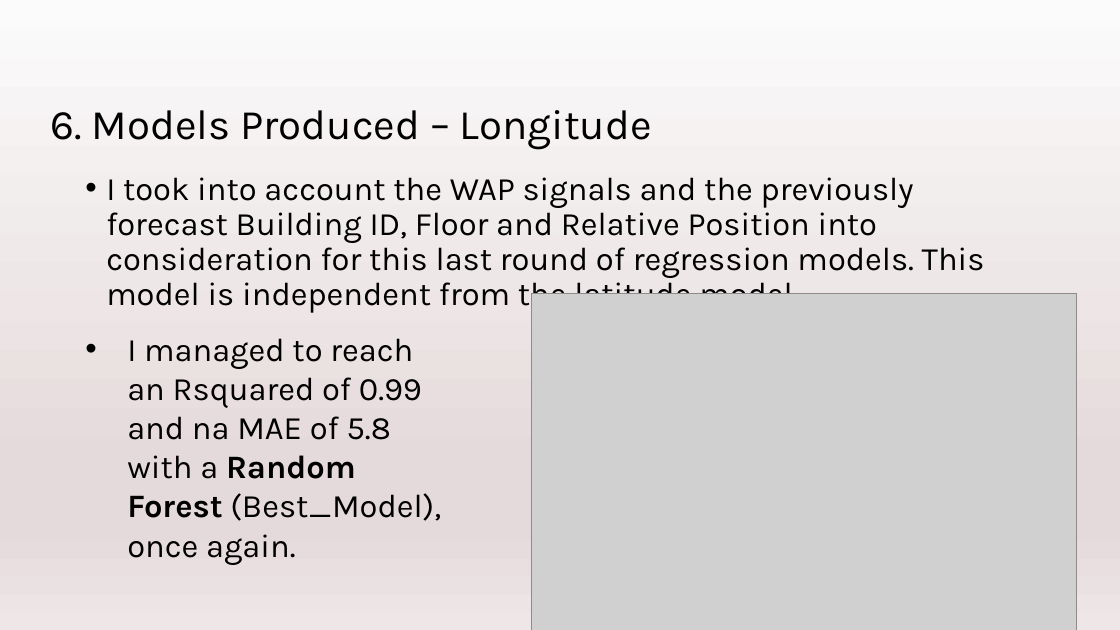
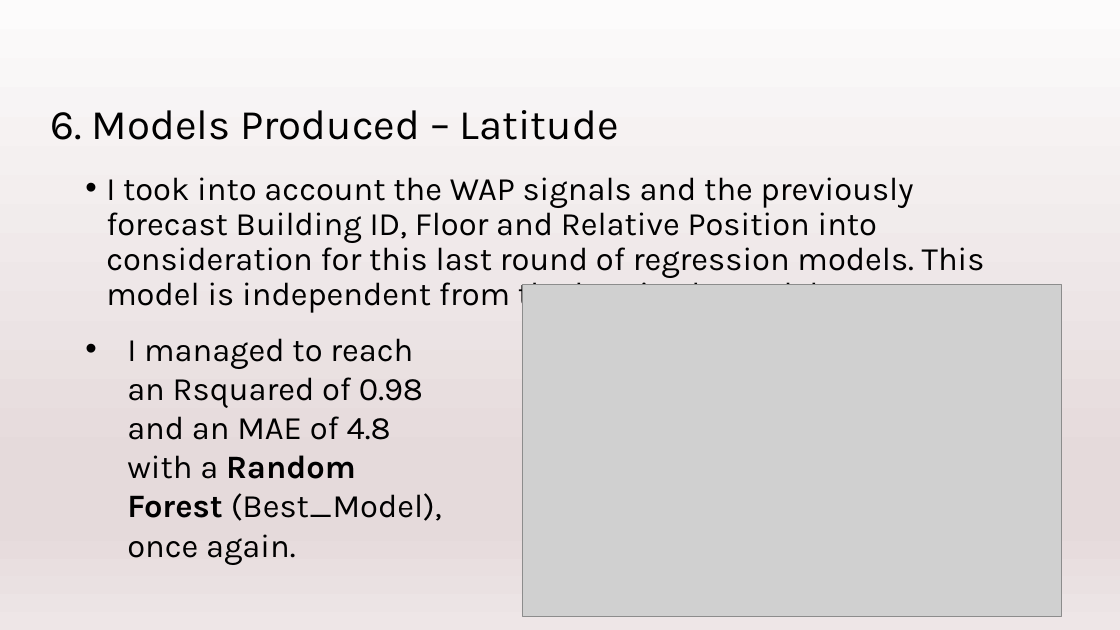
Before and after one commit to TomeBorges/IoT_Deep_Analytics_Visualization, a slide deck: slide 12 of Task3/Task3_ppt.pptx (slide 11 before the commit). Drawn at 1120x630 pixels with LibreOffice and Linux fonts; fonts in the diff are those of the drawing; grey boxes stand for pictures. Boxes give left, top, right and bottom in pixels: in the first picture for what was removed or moved away, otherwise in the second. Text is boxed around its words. In the diff, an @@ line names an element or a change of style, - is before the commit and + after.

```diff
--- a/Task3/Task3_ppt.pptx
+++ b/Task3/Task3_ppt.pptx
@@ title at (x1=50, y1=110, x2=619, y2=140): text changed @@
-6. Models Produced – Longitude
+6. Models Produced – Latitude
@@ text at (x1=106, y1=177, x2=985, y2=314): text changed @@
-• I took into account the WAP signals and the previously forecast Building ID, Floor and Relative Position into consideration for this last round of regression models. This model is independent from the latitude model.
+• I took into account the WAP signals and the previously forecast Building ID, Floor and Relative Position into consideration for this last round of regression models. This model is independent from the longitude model.
@@ picture resized from (x1=531, y1=294, x2=1076, y2=630) to (x1=523, y1=285, x2=1062, y2=618) @@
@@ text at (x1=127, y1=338, x2=442, y2=565): text changed @@
-• I managed to reach an Rsquared of 0.99 and na MAE of 5.8 with a Random Forest (Best_Model), once again.
+• I managed to reach an Rsquared of 0.98 and an MAE of 4.8 with a Random Forest (Best_Model), once again.
```
Also in this commit, not shown: 8 other slides changed, 1 slide added.
